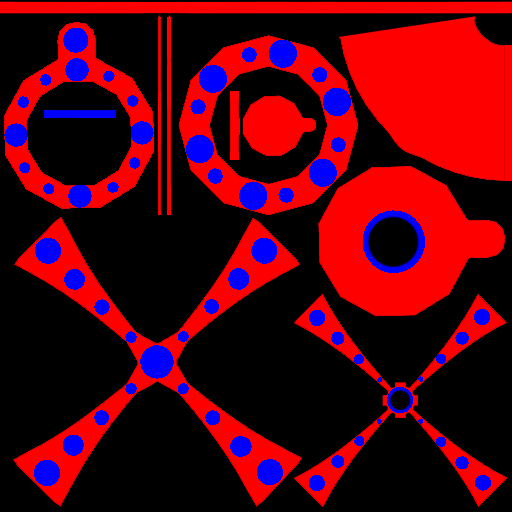
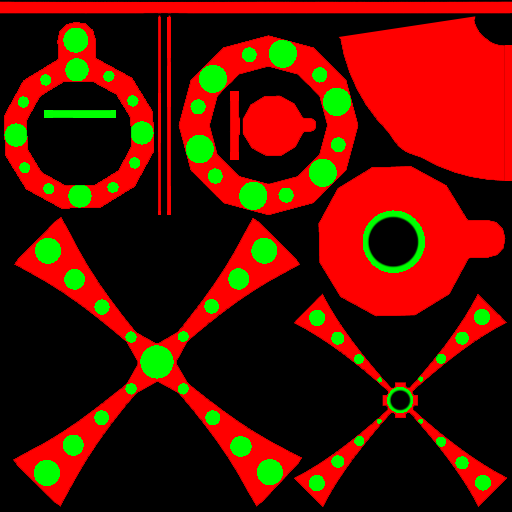
The second 512 x 512 image is a revision of the first. Changes to its layers:
renamed "B255" to "G255", painted on it over [4, 28, 491, 491]
